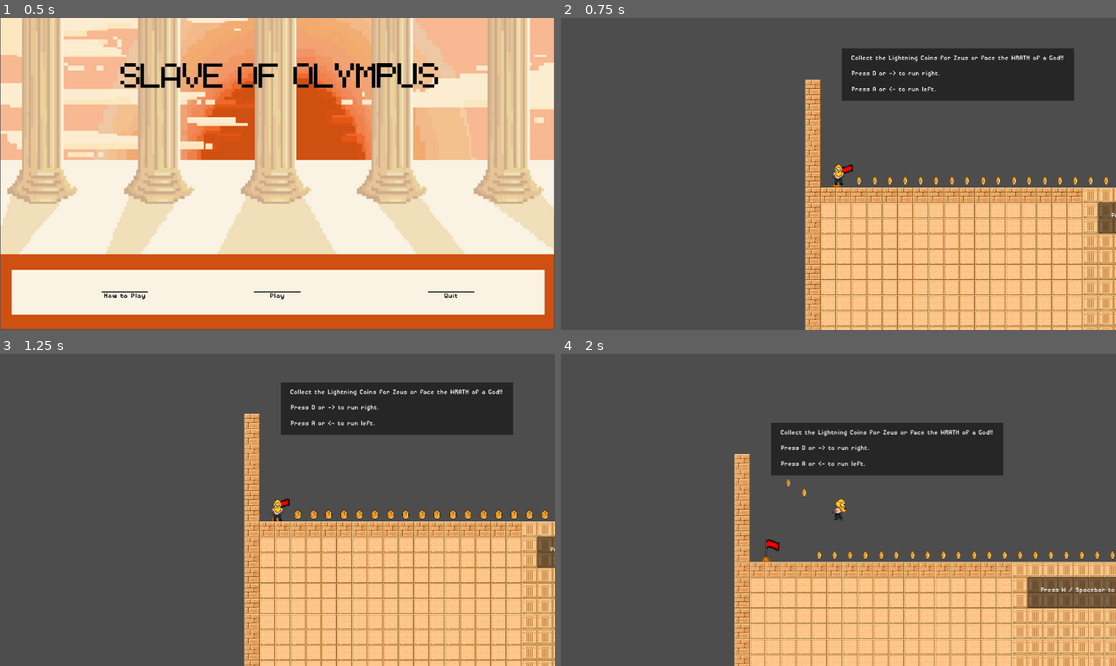
Above: before the commit, frames 1-4 (two rows, left to right).
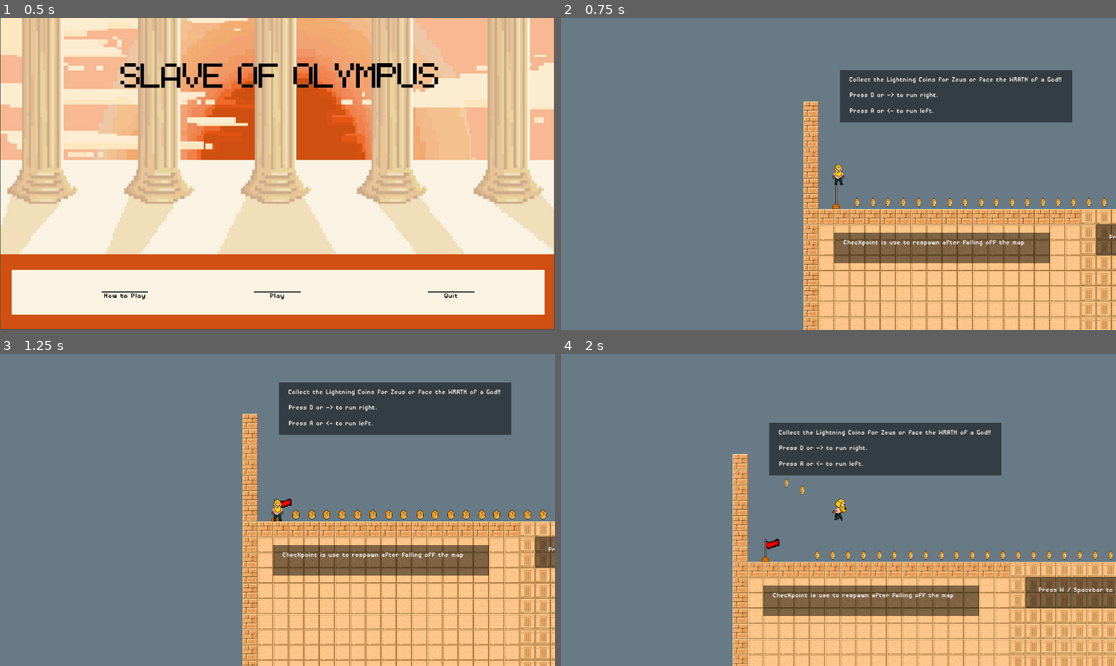
Above: after the commit, the same moments.

Repository: Keezgeez/Slave-Of-Olympus
Game: Godot game, scene res://Scenes/main_menu.tscn
Same seed, same stepped clock (60 frames per second), same inputs: the game is played once before the commit and once after it.
Inputs:
- Up to frame 1 (0.5 s): no input
- Up to frame 2 (0.75 s): click "Play" at 0.5 s
- Up to frame 3 (1.25 s): no input
- Up to frame 4 (2 s): tap D at 1.25 s; hold Right (ui_right) from 1.28 s (still down); tap Enter (ui_accept) at 1.52 s

Frame 1 is identical in both runs. In frame 2, 90% of the frame differs, in the area x 0-100%, y 0-100%; in frame 3, 83%; in frame 4, 85%.

Commit message:
CheckpointDone

Diff:
--- a/Scenes/canine.tscn
+++ b/Scenes/canine.tscn
@@ -4,81 +4,81 @@
 [ext_resource type="Texture2D" uid="uid://c80dsbu7u33oe" path="res://Assets/Enemies/EnemyCanine.png" id="1_spehl"]
 [ext_resource type="PackedScene" uid="uid://ds4g2alyym1nv" path="res://Scenes/k_illzone.tscn" id="2_fh4dy"]
 
-[sub_resource type="AtlasTexture" id="AtlasTexture_hjjci"]
+[sub_resource type="AtlasTexture" id="AtlasTexture_pdh5b"]
 atlas = ExtResource("1_spehl")
-region = Rect2(0, 96, 48, 32)
+region = Rect2(0, 66, 48, 32)
 
-[sub_resource type="AtlasTexture" id="AtlasTexture_4rhy3"]
+[sub_resource type="AtlasTexture" id="AtlasTexture_pddiq"]
 atlas = ExtResource("1_spehl")
-region = Rect2(48, 96, 48, 32)
+region = Rect2(48, 66, 48, 32)
 
-[sub_resource type="AtlasTexture" id="AtlasTexture_vq4dh"]
+[sub_resource type="AtlasTexture" id="AtlasTexture_vsu3i"]
 atlas = ExtResource("1_spehl")
-region = Rect2(96, 96, 48, 32)
+region = Rect2(96, 66, 48, 32)
 
-[sub_resource type="AtlasTexture" id="AtlasTexture_l6vph"]
+[sub_resource type="AtlasTexture" id="AtlasTexture_so4ie"]
 atlas = ExtResource("1_spehl")
-region = Rect2(144, 96, 48, 32)
+region = Rect2(144, 66, 48, 32)
 
-[sub_resource type="AtlasTexture" id="AtlasTexture_mxlbn"]
+[sub_resource type="AtlasTexture" id="AtlasTexture_1wq6q"]
 atlas = ExtResource("1_spehl")
-region = Rect2(192, 96, 48, 32)
+region = Rect2(192, 66, 48, 32)
 
-[sub_resource type="AtlasTexture" id="AtlasTexture_vbeuh"]
+[sub_resource type="AtlasTexture" id="AtlasTexture_p0dvy"]
 atlas = ExtResource("1_spehl")
-region = Rect2(240, 96, 48, 32)
+region = Rect2(240, 66, 48, 32)
 
-[sub_resource type="AtlasTexture" id="AtlasTexture_udw5j"]
+[sub_resource type="AtlasTexture" id="AtlasTexture_y5q76"]
 atlas = ExtResource("1_spehl")
-region = Rect2(288, 96, 48, 32)
+region = Rect2(288, 66, 48, 32)
 
-[sub_resource type="AtlasTexture" id="AtlasTexture_teswi"]
+[sub_resource type="AtlasTexture" id="AtlasTexture_5sn68"]
 atlas = ExtResource("1_spehl")
-region = Rect2(0, 32, 48, 32)
+region = Rect2(1, 1, 48, 32)
 
-[sub_resource type="AtlasTexture" id="AtlasTexture_gghtj"]
+[sub_resource type="AtlasTexture" id="AtlasTexture_t8bnc"]
 atlas = ExtResource("1_spehl")
-region = Rect2(48, 32, 48, 32)
+region = Rect2(49, 1, 48, 32)
 
-[sub_resource type="AtlasTexture" id="AtlasTexture_gwx8m"]
+[sub_resource type="AtlasTexture" id="AtlasTexture_cxnnt"]
 atlas = ExtResource("1_spehl")
-region = Rect2(96, 32, 48, 32)
+region = Rect2(97, 1, 48, 32)
 
-[sub_resource type="AtlasTexture" id="AtlasTexture_2jnt6"]
+[sub_resource type="AtlasTexture" id="AtlasTexture_khqnd"]
 atlas = ExtResource("1_spehl")
-region = Rect2(144, 32, 48, 32)
+region = Rect2(145, 1, 48, 32)
 
-[sub_resource type="AtlasTexture" id="AtlasTexture_i5qvs"]
+[sub_resource type="AtlasTexture" id="AtlasTexture_vrh1n"]
 atlas = ExtResource("1_spehl")
-region = Rect2(192, 32, 48, 32)
+region = Rect2(193, 1, 48, 32)
 
-[sub_resource type="AtlasTexture" id="AtlasTexture_44oiv"]
+[sub_resource type="AtlasTexture" id="AtlasTexture_y8sph"]
 atlas = ExtResource("1_spehl")
-region = Rect2(240, 32, 48, 32)
+region = Rect2(241, 1, 48, 32)
 
 [sub_resource type="SpriteFrames" id="SpriteFrames_gqc7q"]
 animations = [{
 "frames": [{
 "duration": 1.0,
-"texture": SubResource("AtlasTexture_hjjci")
+"texture": SubResource("AtlasTexture_pdh5b")
 }, {
 "duration": 1.0,
-"texture": SubResource("AtlasTexture_4rhy3")
+"texture": SubResource("AtlasTexture_pddiq")
 }, {
 "duration": 1.0,
-"texture": SubResource("AtlasTexture_vq4dh")
+"texture": SubResource("AtlasTexture_vsu3i")
 }, {
 "duration": 1.0,
-"texture": SubResource("AtlasTexture_l6vph")
+"texture": SubResource("AtlasTexture_so4ie")
 }, {
 "duration": 1.0,
-"texture": SubResource("AtlasTexture_mxlbn")
+"texture": SubResource("AtlasTexture_1wq6q")
 }, {
 "duration": 1.0,
-"texture": SubResource("AtlasTexture_vbeuh")
+"texture": SubResource("AtlasTexture_p0dvy")
 }, {
 "duration": 1.0,
-"texture": SubResource("AtlasTexture_udw5j")
+"texture": SubResource("AtlasTexture_y5q76")
 }],
 "loop": true,
 "name": &"Bite",
@@ -86,44 +86,47 @@
 }, {
 "frames": [{
 "duration": 1.0,
-"texture": SubResource("AtlasTexture_teswi")
+"texture": SubResource("AtlasTexture_5sn68")
 }, {
 "duration": 1.0,
-"texture": SubResource("AtlasTexture_gghtj")
+"texture": SubResource("AtlasTexture_t8bnc")
 }, {
 "duration": 1.0,
-"texture": SubResource("AtlasTexture_gwx8m")
+"texture": SubResource("AtlasTexture_cxnnt")
 }, {
 "duration": 1.0,
-"texture": SubResource("AtlasTexture_2jnt6")
+"texture": SubResource("AtlasTexture_khqnd")
 }, {
 "duration": 1.0,
-"texture": SubResource("AtlasTexture_i5qvs")
+"texture": SubResource("AtlasTexture_vrh1n")
 }, {
 "duration": 1.0,
-"texture": SubResource("AtlasTexture_44oiv")
+"texture": SubResource("AtlasTexture_y8sph")
 }],
 "loop": true,
 "name": &"default",
 "speed": 10.0
+}, {
+"frames": [],
+"loop": true,
+"name": &"sample",
+"speed": 5.0
 }]
 
 [sub_resource type="RectangleShape2D" id="RectangleShape2D_xq2ne"]
-size = Vector2(35, 15)
+size = Vector2(44, 17)
 
 [node name="Canine" type="Node2D"]
 script = ExtResource("1_37v7c")
 
 [node name="CanineEnemy" type="AnimatedSprite2D" parent="."]
 sprite_frames = SubResource("SpriteFrames_gqc7q")
-animation = &"Bite"
 autoplay = "default"
-frame_progress = 0.972645
 
 [node name="Killzone" parent="." instance=ExtResource("2_fh4dy")]
 
 [node name="CollisionShape2D" type="CollisionShape2D" parent="Killzone"]
-position = Vector2(1.5, 2.5)
+position = Vector2(-3, 3.5)
 shape = SubResource("RectangleShape2D_xq2ne")
 
 [node name="RayCastRight" type="RayCast2D" parent="."]
--- a/Scenes/game.tscn
+++ b/Scenes/game.tscn
@@ -62,7 +62,8 @@
 sources/7 = SubResource("TileSetAtlasSource_qtg28")
 sources/8 = SubResource("TileSetAtlasSource_m7nbv")
 
-[sub_resource type="WorldBoundaryShape2D" id="WorldBoundaryShape2D_b4vnu"]
+[sub_resource type="CircleShape2D" id="CircleShape2D_hadmf"]
+radius = 42.0119
 
 [sub_resource type="RectangleShape2D" id="RectangleShape2D_11dfx"]
 size = Vector2(80, 30)
@@ -202,12 +203,31 @@
 [node name="Game" type="Node2D"]
 position = Vector2(557, -95)
 
+[node name="Checkpoint" parent="." instance=ExtResource("21_ssroo")]
+position = Vector2(1767, 39)
+
+[node name="Checkpoint6" parent="." instance=ExtResource("21_ssroo")]
+position = Vector2(-131, -25)
+
+[node name="Checkpoint2" parent="." instance=ExtResource("21_ssroo")]
+position = Vector2(3807, -536)
+
+[node name="Checkpoint3" parent="." instance=ExtResource("21_ssroo")]
+position = Vector2(5726, -88)
+
+[node name="Checkpoint4" parent="." instance=ExtResource("21_ssroo")]
+position = Vector2(6382, -569)
+
+[node name="Checkpoint5" parent="." instance=ExtResource("21_ssroo")]
+position = Vector2(5439, -985)
+
 [node name="Slave" parent="." instance=ExtResource("1_6844a")]
-position = Vector2(4476, -1085)
+position = Vector2(-145, -77)
 
 [node name="Camera2D" type="Camera2D" parent="Slave"]
 position = Vector2(0, 2)
-limit_bottom = 500
+offset = Vector2(0, -50)
+limit_bottom = 200
 limit_smoothed = true
 
 [node name="TileMap" type="TileMap" parent="."]
@@ -277,6 +297,7 @@
 position = Vector2(3021, -20)
 
 [node name="Coin31" parent="." instance=ExtResource("1_n1ae5")]
+visible = false
 position = Vector2(3059, -20)
 
 [node name="Coin33" parent="." instance=ExtResource("1_n1ae5")]
@@ -307,8 +328,8 @@
 position = Vector2(-152, -66)
 
 [node name="CollisionShape2D" type="CollisionShape2D" parent="KIllzone"]
-position = Vector2(517, 742)
-shape = SubResource("WorldBoundaryShape2D_b4vnu")
+position = Vector2(239, 1654)
+shape = SubResource("CircleShape2D_hadmf")
 
 [node name="falling_platform2" parent="." instance=ExtResource("10_g8kep")]
 position = Vector2(1328, 79)
@@ -561,14 +582,13 @@
 
 [node name="Hitpoints" parent="." instance=ExtResource("20_12ydy")]
 
-[node name="Checkpoint" parent="." instance=ExtResource("21_ssroo")]
-position = Vector2(-9, -90)
-
 [node name="Canine" parent="." instance=ExtResource("9_7hhp0")]
-position = Vector2(4567, -914)
+position = Vector2(4987, -928)
+scale = Vector2(2, 2)
 
 [node name="Canine2" parent="." instance=ExtResource("9_7hhp0")]
-position = Vector2(4854, -913)
+position = Vector2(4614, -929)
+scale = Vector2(2, 2)
 
 [connection signal="body_entered" from="Coin3" to="HUD" method="_on_coin_3_body_entered"]
 [connection signal="body_entered" from="Coin4" to="HUD" method="_on_coin_3_body_entered"]
--- a/Scenes/hitpoints.tscn
+++ b/Scenes/hitpoints.tscn
@@ -1,75 +1,21 @@
-[gd_scene load_steps=9 format=3 uid="uid://bplaekyvrylor"]
+[gd_scene load_steps=4 format=3 uid="uid://bplaekyvrylor"]
 
 [ext_resource type="Script" path="res://Scripts/hitpoints.gd" id="1_ecyco"]
-[ext_resource type="Texture2D" uid="uid://c7bcw061kyh18" path="res://Assets/HitPoints/harthart.png" id="1_xlg5m"]
+[ext_resource type="FontVariation" uid="uid://dmhp6h0g7gnka" path="res://Pixelated.tres" id="3_0n3dy"]
 
-[sub_resource type="AtlasTexture" id="AtlasTexture_mpuar"]
-atlas = ExtResource("1_xlg5m")
-region = Rect2(240, 0, 80, 64)
-
-[sub_resource type="AtlasTexture" id="AtlasTexture_omfkc"]
-atlas = ExtResource("1_xlg5m")
-region = Rect2(160, 0, 80, 64)
-
-[sub_resource type="AtlasTexture" id="AtlasTexture_vh3e1"]
-atlas = ExtResource("1_xlg5m")
-region = Rect2(80, 0, 80, 64)
-
-[sub_resource type="AtlasTexture" id="AtlasTexture_x64eq"]
-atlas = ExtResource("1_xlg5m")
-region = Rect2(0, 64, 80, 64)
-
-[sub_resource type="AtlasTexture" id="AtlasTexture_agus5"]
-atlas = ExtResource("1_xlg5m")
-region = Rect2(0, 0, 80, 64)
-
-[sub_resource type="SpriteFrames" id="SpriteFrames_slt8x"]
-animations = [{
-"frames": [{
-"duration": 1.0,
-"texture": SubResource("AtlasTexture_mpuar")
-}],
-"loop": true,
-"name": &"1life",
-"speed": 5.0
-}, {
-"frames": [{
-"duration": 1.0,
-"texture": SubResource("AtlasTexture_omfkc")
-}],
-"loop": true,
-"name": &"2lives",
-"speed": 5.0
-}, {
-"frames": [{
-"duration": 1.0,
-"texture": SubResource("AtlasTexture_vh3e1")
-}],
-"loop": true,
-"name": &"3lives",
-"speed": 5.0
-}, {
-"frames": [{
-"duration": 1.0,
-"texture": SubResource("AtlasTexture_x64eq")
-}],
-"loop": true,
-"name": &"NoLife",
-"speed": 5.0
-}, {
-"frames": [{
-"duration": 1.0,
-"texture": SubResource("AtlasTexture_agus5")
-}],
-"loop": true,
-"name": &"default",
-"speed": 5.0
-}]
+[sub_resource type="SpriteFrames" id="SpriteFrames_anij6"]
 
 [node name="Hitpoints" type="CanvasLayer"]
 script = ExtResource("1_ecyco")
 
-[node name="Harthart" type="AnimatedSprite2D" parent="."]
-position = Vector2(39, 34)
-sprite_frames = SubResource("SpriteFrames_slt8x")
-autoplay = "default"
+[node name="AnimatedSprite2D" type="AnimatedSprite2D" parent="."]
+position = Vector2(0, -1)
+sprite_frames = SubResource("SpriteFrames_anij6")
+
+[node name="Heaart" type="Label" parent="."]
+offset_left = 303.0
+offset_top = 14.0
+offset_right = 343.0
+offset_bottom = 54.0
+theme_override_fonts/font = ExtResource("3_0n3dy")
+theme_override_font_sizes/font_size = 40
--- a/Scenes/tutorial.tscn
+++ b/Scenes/tutorial.tscn
@@ -70,6 +70,14 @@
 
 [node name="Tutorial" type="Node2D"]
 
+[node name="ColorRect6" type="ColorRect" parent="."]
+offset_left = -3554.0
+offset_top = -1845.0
+offset_right = -3414.0
+offset_bottom = -1735.0
+scale = Vector2(61.3432, 40.5051)
+color = Color(0.636683, 0.860295, 1, 0.321569)
+
 [node name="GameBg" type="Sprite2D" parent="."]
 visible = false
 position = Vector2(1057.36, -331)
@@ -83,13 +91,13 @@
 layer_0/tile_data = PackedInt32Array(1245193, 0, 0, 1310729, 0, 0, 1310730, 0, 0, 1245194, 0, 0, 1310714, 0, 0, 1376250 …(21337 unchanged characters)…
 
 [node name="Checkpoint" parent="." instance=ExtResource("14_8gwn1")]
-position = Vector2(189, 52)
+position = Vector2(192, 52)
 
 [node name="Checkpoint2" parent="." instance=ExtResource("14_8gwn1")]
-position = Vector2(965, -44)
+position = Vector2(1029, -44)
 
 [node name="Slave" parent="." instance=ExtResource("7_2i3b8")]
-position = Vector2(177, 33)
+position = Vector2(181, -12)
 
 [node name="Camera2D" type="Camera2D" parent="Slave"]
 
@@ -180,6 +188,21 @@
 theme_override_fonts/font = ExtResource("9_ymfny")
 text = "Collect the Lightning Coins for Zeus or face the WRATH of a God!!"
 
+[node name="ColorRect8" type="ColorRect" parent="."]
+offset_left = 172.0
+offset_top = 125.0
+offset_right = 620.0
+offset_bottom = 188.0
+color = Color(0, 0, 0, 0.498039)
+
+[node name="LightningCoins2" type="Label" parent="ColorRect8"]
+offset_left = 19.0
+offset_top = 12.0
+offset_right = 461.0
+offset_bottom = 35.0
+theme_override_fonts/font = ExtResource("9_ymfny")
+text = "Checkpoint is use to respawn after falling off the map"
+
 [node name="Press D" type="Label" parent="."]
 offset_left = 204.0
 offset_top = -169.0
@@ -210,6 +233,21 @@
 offset_bottom = -194.0
 theme_override_fonts/font = ExtResource("9_ymfny")
 text = "Dodge the Canine, it will bite you if you get too close."
+
+[node name="ColorRect7" type="ColorRect" parent="."]
+offset_left = 950.0
+offset_top = -168.0
+offset_right = 1373.0
+offset_bottom = -110.0
+color = Color(0, 0, 0, 0.498039)
+
+[node name="Canine2nd" type="Label" parent="ColorRect7"]
+offset_left = 52.0
+offset_top = 19.0
+offset_right = 419.0
+offset_bottom = 42.0
+theme_override_fonts/font = ExtResource("9_ymfny")
+text = "Dying to a Canine will restart the whole game!!"
 
 [node name="ColorRect3" type="ColorRect" parent="."]
 offset_left = 716.0
@@ -263,41 +301,18 @@
 [node name="falling_platform" parent="." instance=ExtResource("10_m1vdg")]
 position = Vector2(1436, -4)
 
-[node name="falling_platform2" parent="." instance=ExtResource("10_m1vdg")]
-position = Vector2(1468, -4)
-
 [node name="falling_platform3" parent="." instance=ExtResource("10_m1vdg")]
 position = Vector2(1500, -4)
 
-[node name="falling_platform4" parent="." instance=ExtResource("10_m1vdg")]
-position = Vector2(1532, -4)
-
-[node name="falling_platform5" parent="." instance=ExtResource("10_m1vdg")]
-position = Vector2(1564, -4)
-
 [node name="falling_platform6" parent="." instance=ExtResource("10_m1vdg")]
 position = Vector2(1596, -4)
 
-[node name="falling_platform7" parent="." instance=ExtResource("10_m1vdg")]
-position = Vector2(1628, -4)
-
-[node name="falling_platform8" parent="." instance=ExtResource("10_m1vdg")]
-position = Vector2(1660, -4)
-
-[node name="falling_platform9" parent="." instance=ExtResource("10_m1vdg")]
-position = Vector2(1692, -4)
-
 [node name="falling_platform10" parent="." instance=ExtResource("10_m1vdg")]
 position = Vector2(1724, -4)
 
-[node name="falling_platform11" parent="." instance=ExtResource("10_m1vdg")]
-position = Vector2(1756, -4)
-
-[node name="falling_platform12" parent="." instance=ExtResource("10_m1vdg")]
-position = Vector2(1788, -4)
-
 [node name="Canine2" parent="." instance=ExtResource("11_qqwe7")]
-position = Vector2(1125, 27)
+position = Vector2(1145, 12)
+scale = Vector2(2, 2)
 
 [node name="ZeuZ" parent="." instance=ExtResource("12_65oom")]
 position = Vector2(2439, -151)
--- a/Scripts/canine.gd
+++ b/Scripts/canine.gd
@@ -9,15 +9,18 @@
 @onready var ray_cast_left = $RayCastLeft
 @onready var canine_enemy = $CanineEnemy
 
+func _ready():
+	canine_enemy.flip_h = true
+
 
 # Called every frame. 'delta' is the elapsed time since the previous frame.
 func _process(delta):
 	if ray_cast_left.is_colliding():
 		direction = 1
-		canine_enemy.flip_h = false
+		canine_enemy.flip_h = true
 	if ray_cast_right.is_colliding():
 		direction = -1
-		canine_enemy.flip_h = true
+		canine_enemy.flip_h = false
 
 	position.x += direction * SPEED * delta
 
--- a/Scripts/checkpoint.gd
+++ b/Scripts/checkpoint.gd
@@ -1,12 +1,18 @@
 extends Node2D
 
-var player = null
-var activeFlag = null
-var checkpointPosition =  Vector2(-9, -90)
-# Called when the node enters the scene tree for the first time.
-func _ready():
-	player = $"../Slave"
-
+signal CheckpointUp
 
 func _on_flags_body_entered(body):
-		$Flag.play("Checkpoint")
+	emit_signal("CheckpointUp")
+	$"../Slave".death_pos = position
+	$Flag.play("Checkpoint")
+	print ("checkpoint")
+
+#func _physics_process(delta):
+#	$"../Slave".death_pos = position
+
+func _on_canine_dog_bite():
+	$"../Slave".death_pos = position
+
+func get_checkpoint_position() -> Vector2:
+	return $"../Slave".death_pos
--- a/Scripts/hitpoints.gd
+++ b/Scripts/hitpoints.gd
@@ -5,31 +5,13 @@
 
 # Called when the node enters the scene tree for the first time.
 func _ready():
-	Harthart = $Harthart  # Assign the AnimatedSprite node named Harthart
-	updateAnimation()
-
+	$Heaart.text = (": ") + str(lives)
 # Called every frame. 'delta' is the elapsed time since the previous frame.
 func _process(delta):
 	pass
 
 func _on_k_illzone_body_entered(body):
-	lives -= 1
-	updateAnimation()
-
-func updateAnimation():
-	match lives:
-		4:
-			Harthart.animation = "default"
-			Harthart.play()
-		3:
-			Harthart.animation = "3lives"
-			Harthart.play()
-		2:
-			Harthart.animation = "2lives"
-			Harthart.play()
-		1:
-			Harthart.animation = "1life"
-			Harthart.play()
-		0:
-			Harthart.animation = "NoLife"
-			Harthart.play()
+	if lives == 4:
+		Harthart.play("")
+	lives = lives - 1
+	$Heaart.text = (": ") + str(lives)
--- a/Scripts/k_illzone.gd
+++ b/Scripts/k_illzone.gd
@@ -1,12 +1,9 @@
 extends Area2D
 
-var player = null
-var respawnPosition = Vector2(-148, -46)
+var death_pos = Vector2.ZERO
+@onready var timer = $Timer
+@onready var slave = $"../Slave"
 
-@onready var timer = $Timer
-
-func _ready():
-	player = $"../Slave"
 
 func _on_body_entered(body):
 	print("You Died")
--- a/Scripts/slave.gd
+++ b/Scripts/slave.gd
@@ -5,10 +5,12 @@
 
 var is_jumping = false
 var gravity = ProjectSettings.get_setting("physics/2d/default_gravity")
+var death_pos = Vector2 (-145 , -77)
 
 
 
 @onready var slaave = $Slaave
+
 	# Additional logic to reset player state (health, inventory, etc.) if needed
 
 func _physics_process(delta):
@@ -53,4 +55,8 @@
 	else:
 		velocity.x = move_toward(velocity.x, 0, SPEED)
 
+	if position.y > 500:
+		position = death_pos
+
+
 	move_and_slide()
Binary file added: Assets/HitPoints/FinalHeart.png
Not shown, added: Assets/HitPoints/FinalHeart.png.import
Not shown: 1 places in Scenes/main_menu.tscn that only renumber resources
Not shown: 1 places in Scenes/main_menuOptions.tscn that only renumber resources
